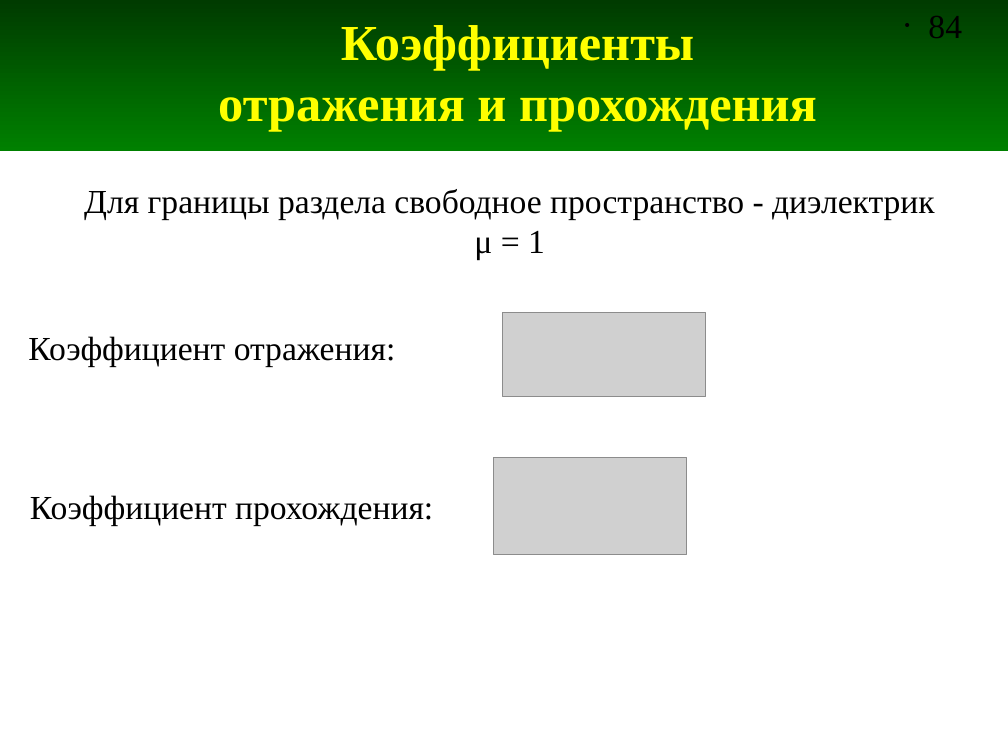
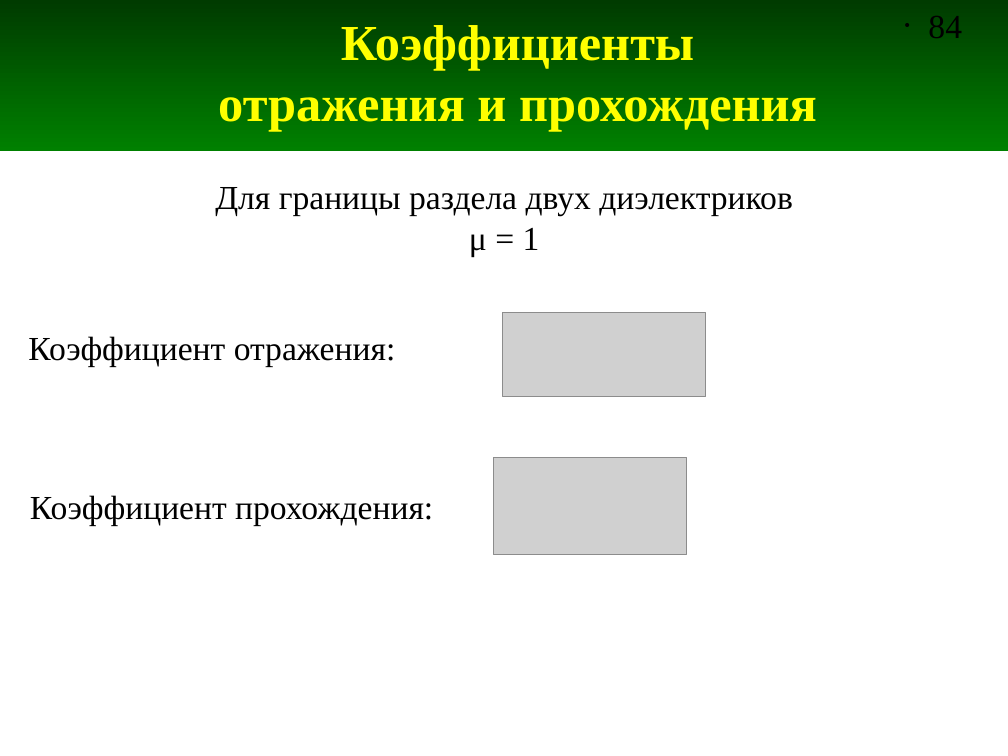
Before and after one commit to andris0147sv/modelling, a slide deck: slide 84 of presentations/2. FDTD.odp. Drawn at 1008x756 pixels with LibreOffice and Linux fonts; fonts in the diff are those of the drawing; grey boxes stand for pictures. Boxes give left, top, right and bottom in pixels: in the first picture for what was removed or moved away, otherwise in the second. Text is boxed around its words. In the diff, an @@ line names an element or a change of style, - is before the commit and + after.

```diff
--- a/presentations/2. FDTD.odp
+++ b/presentations/2. FDTD.odp
@@ text "Для границы раздела двух диэлектриков": place and size @@
-text "Для границы раздела двух диэлектриков" at box(84, 189, 935, 260)
+text "Для границы раздела двух диэлектриков" at box(215, 187, 793, 256)
@@ text at box(215, 187, 793, 216): text changed @@
-Для границы раздела свободное пространство - диэлектрик
+Для границы раздела двух диэлектриков
```
Also in this commit, not shown: 3 other slides changed, 3 slides added, 3 other files.
